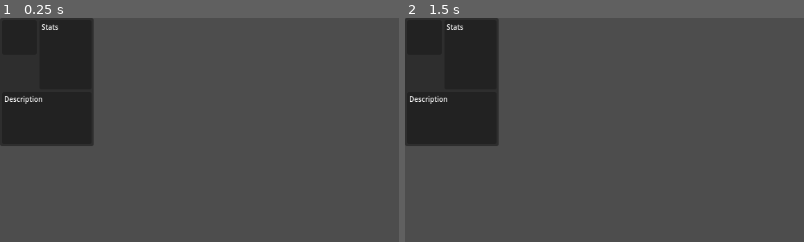
Above: before the commit, frames 1-2 (left to right).
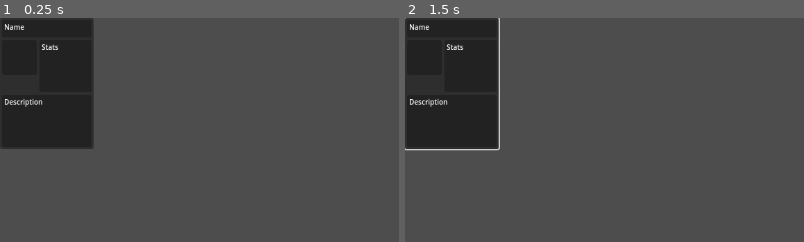
Above: after the commit, the same moments.

Repository: Xwilarg/LudumDare54
Game: Godot game, scene res://Scenes/CardGraphic.tscn
Same seed, same stepped clock (60 frames per second), same inputs: the game is played once before the commit and once after it. This scene is started directly instead of the project's main scene. Video files are missing from this copy of the repository; at most half a second of black plays in their place.
Inputs (mouse positions are % of the whole screen's width and height, from its top left):
- Up to frame 1 (0.25 s): no input
- Up to frame 2 (1.5 s): click (6, 15) at 0.52 s; click (6, 15) at 1.27 s
The pictures show only the part of the screen within x 0-50%, y 0-50%; the shares and areas given below are measured in that part.

The runs differ from the first frame. In frame 1, 0.8% of the frame differs, in the area x 0-24%, y 2-59%; in frame 2, 1.3%, in the area x 0-24%, y 0-60%.
Error after the commit: Parse Error: Too few arguments for "load_item()" call. Expected at least 2 but received 1. (res://Scripts/CardGraphic.gd:11)

Commit message:
Add Card UI

Diff:
--- a/Scenes/CardGraphic.tscn
+++ b/Scenes/CardGraphic.tscn
@@ -1,19 +1,28 @@
-[gd_scene format=3 uid="uid://cb1ubnj2stph8"]
+[gd_scene load_steps=5 format=3 uid="uid://cb1ubnj2stph8"]
+
+[ext_resource type="Script" path="res://Scripts/CardGraphic.gd" id="1_laigs"]
+
+[sub_resource type="StyleBoxEmpty" id="StyleBoxEmpty_7c0ki"]
+
+[sub_resource type="StyleBoxEmpty" id="StyleBoxEmpty_lk0h4"]
+
+[sub_resource type="StyleBoxEmpty" id="StyleBoxEmpty_kvqoh"]
 
 [node name="CardGraphic" type="Control"]
 layout_direction = 1
 layout_mode = 3
 anchor_right = 0.117681
-anchor_bottom = 0.285432
+anchor_bottom = 0.291605
 offset_right = -0.568008
 offset_bottom = 0.0399933
 grow_horizontal = 2
 grow_vertical = 2
 size_flags_horizontal = 3
 size_flags_vertical = 3
+script = ExtResource("1_laigs")
 metadata/_edit_use_anchors_ = true
 
-[node name="AspectRatioContainer" type="AspectRatioContainer" parent="."]
+[node name="ARC" type="AspectRatioContainer" parent="."]
 layout_mode = 2
 anchor_right = 1.0
 anchor_bottom = 1.0
@@ -21,43 +30,26 @@
 offset_bottom = -264.479
 metadata/_edit_use_anchors_ = true
 
-[node name="CardBG" type="PanelContainer" parent="AspectRatioContainer"]
+[node name="CardBG" type="PanelContainer" parent="ARC"]
 custom_minimum_size = Vector2(125, 175)
 layout_mode = 2
 metadata/_edit_use_anchors_ = true
 
-[node name="MarginContainer" type="MarginContainer" parent="AspectRatioContainer/CardBG"]
+[node name="MarginContainer" type="MarginContainer" parent="ARC/CardBG"]
 layout_mode = 2
 theme_override_constants/margin_left = 3
 theme_override_constants/margin_top = 3
 theme_override_constants/margin_right = 3
 theme_override_constants/margin_bottom = 3
 
-[node name="VBoxContainer" type="VBoxContainer" parent="AspectRatioContainer/CardBG/MarginContainer"]
+[node name="VBoxContainer" type="VBoxContainer" parent="ARC/CardBG/MarginContainer"]
 layout_mode = 2
 
-[node name="HBoxContainer" type="HBoxContainer" parent="AspectRatioContainer/CardBG/MarginContainer/VBoxContainer"]
+[node name="NamePanel" type="Panel" parent="ARC/CardBG/MarginContainer/VBoxContainer"]
+custom_minimum_size = Vector2(75, 25)
 layout_mode = 2
 
-[node name="IconPanel" type="Panel" parent="AspectRatioContainer/CardBG/MarginContainer/VBoxContainer/HBoxContainer"]
-custom_minimum_size = Vector2(50, 50)
-layout_mode = 2
-size_flags_vertical = 0
-
-[node name="TextureRect" type="TextureRect" parent="AspectRatioContainer/CardBG/MarginContainer/VBoxContainer/HBoxContainer/IconPanel"]
-custom_minimum_size = Vector2(45, 45)
-layout_mode = 1
-anchors_preset = 15
-anchor_right = 1.0
-anchor_bottom = 1.0
-grow_horizontal = 2
-grow_vertical = 2
-
-[node name="StatsPanel" type="Panel" parent="AspectRatioContainer/CardBG/MarginContainer/VBoxContainer/HBoxContainer"]
-custom_minimum_size = Vector2(75, 100)
-layout_mode = 2
-
-[node name="MarginContainer" type="MarginContainer" parent="AspectRatioContainer/CardBG/MarginContainer/VBoxContainer/HBoxContainer/StatsPanel"]
+[node name="MarginContainer" type="MarginContainer" parent="ARC/CardBG/MarginContainer/VBoxContainer/NamePanel"]
 layout_mode = 1
 anchors_preset = 15
 anchor_right = 1.0
@@ -69,16 +61,33 @@
 theme_override_constants/margin_right = 3
 theme_override_constants/margin_bottom = 3
 
-[node name="RichTextLabel" type="RichTextLabel" parent="AspectRatioContainer/CardBG/MarginContainer/VBoxContainer/HBoxContainer/StatsPanel/MarginContainer"]
+[node name="RichTextLabel" type="RichTextLabel" parent="ARC/CardBG/MarginContainer/VBoxContainer/NamePanel/MarginContainer"]
 layout_mode = 2
 theme_override_font_sizes/normal_font_size = 10
-text = "Stats"
+text = "Name"
 
-[node name="DescPanel" type="Panel" parent="AspectRatioContainer/CardBG/MarginContainer/VBoxContainer"]
-custom_minimum_size = Vector2(0, 75)
+[node name="HBoxContainer" type="HBoxContainer" parent="ARC/CardBG/MarginContainer/VBoxContainer"]
 layout_mode = 2
 
-[node name="MarginContainer" type="MarginContainer" parent="AspectRatioContainer/CardBG/MarginContainer/VBoxContainer/DescPanel"]
+[node name="IconPanel" type="Panel" parent="ARC/CardBG/MarginContainer/VBoxContainer/HBoxContainer"]
+custom_minimum_size = Vector2(50, 50)
+layout_mode = 2
+size_flags_vertical = 0
+
+[node name="TextureRect" type="TextureRect" parent="ARC/CardBG/MarginContainer/VBoxContainer/HBoxContainer/IconPanel"]
+custom_minimum_size = Vector2(45, 45)
+layout_mode = 1
+anchors_preset = 15
+anchor_right = 1.0
+anchor_bottom = 1.0
+grow_horizontal = 2
+grow_vertical = 2
+
+[node name="StatsPanel" type="Panel" parent="ARC/CardBG/MarginContainer/VBoxContainer/HBoxContainer"]
+custom_minimum_size = Vector2(75, 75)
+layout_mode = 2
+
+[node name="MarginContainer" type="MarginContainer" parent="ARC/CardBG/MarginContainer/VBoxContainer/HBoxContainer/StatsPanel"]
 layout_mode = 1
 anchors_preset = 15
 anchor_right = 1.0
@@ -90,7 +99,34 @@
 theme_override_constants/margin_right = 3
 theme_override_constants/margin_bottom = 3
 
-[node name="RichTextLabel" type="RichTextLabel" parent="AspectRatioContainer/CardBG/MarginContainer/VBoxContainer/DescPanel/MarginContainer"]
+[node name="RichTextLabel" type="RichTextLabel" parent="ARC/CardBG/MarginContainer/VBoxContainer/HBoxContainer/StatsPanel/MarginContainer"]
+layout_mode = 2
+theme_override_font_sizes/normal_font_size = 10
+text = "Stats"
+
+[node name="DescPanel" type="Panel" parent="ARC/CardBG/MarginContainer/VBoxContainer"]
+custom_minimum_size = Vector2(0, 75)
+layout_mode = 2
+
+[node name="MarginContainer" type="MarginContainer" parent="ARC/CardBG/MarginContainer/VBoxContainer/DescPanel"]
+layout_mode = 1
+anchors_preset = 15
+anchor_right = 1.0
+anchor_bottom = 1.0
+grow_horizontal = 2
+grow_vertical = 2
+theme_override_constants/margin_left = 3
+theme_override_constants/margin_top = 3
+theme_override_constants/margin_right = 3
+theme_override_constants/margin_bottom = 3
+
+[node name="RichTextLabel" type="RichTextLabel" parent="ARC/CardBG/MarginContainer/VBoxContainer/DescPanel/MarginContainer"]
 layout_mode = 2
 theme_override_font_sizes/normal_font_size = 10
 text = "Description"
+
+[node name="Button" type="Button" parent="ARC/CardBG"]
+layout_mode = 2
+theme_override_styles/normal = SubResource("StyleBoxEmpty_7c0ki")
+theme_override_styles/hover = SubResource("StyleBoxEmpty_lk0h4")
+theme_override_styles/pressed = SubResource("StyleBoxEmpty_kvqoh")
--- /dev/null
+++ b/Scripts/CardGraphic.gd
@@ -0,0 +1,15 @@
+extends Control;
+
+class_name CardUI;
+
+var _curr_card: Card;
+
+func _ready():
+	GameManager.subscribe_button($ARC/CardBG/Button);
+
+func _on_pressed():
+	GameManager.load_item(_curr_card);
+
+func set_card(c: Card):
+	_curr_card = c;
+	$ARC/CardBG/MarginContainer/VBoxContainer/NamePanel/MarginContainer/RichTextLabel.text = c.name;
